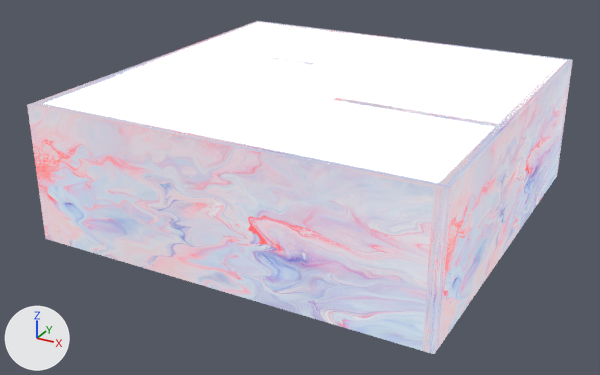
Two versions of the glTF model WebContent/resources/three_js/exhibition01.gltf, one commit apart.
Camera for both pictures: a 50 mm camera at (188.0, -366.0, 191.0) aimed at (-6.0, -14.0, 14.0). Lighting does not change. The marker at lower left points along +X, +Y and +Z. Where no turn or scale is listed for an object, it has been applied to the vertices.

Before the edit, the objects in view are built like this:
```python
ob_ceiling = bpy.data.objects.new('ceiling', me_mesh_7)
ob_ceiling.location = (0.0, 0.0, 70.0)
ob_subwall1 = bpy.data.objects.new('subWall1', me_mesh_5)
ob_subwall1.location = (58.4, -25.0, 35.0)
ob_wall1 = bpy.data.objects.new('wall1', me_mesh_1)
ob_wall1.location = (100.0, 0.0, 35.0)
ob_wall2 = bpy.data.objects.new('wall2', me_mesh_2)
ob_wall2.location = (0.0, 100.0, 35.0)
ob_wall3 = bpy.data.objects.new('wall3', me_mesh_3)
ob_wall3.location = (-100.0, 0.0, 35.0)
ob_wall4 = bpy.data.objects.new('wall4', me_mesh_4)
ob_wall4.location = (0.0, -100.0, 35.0)
```
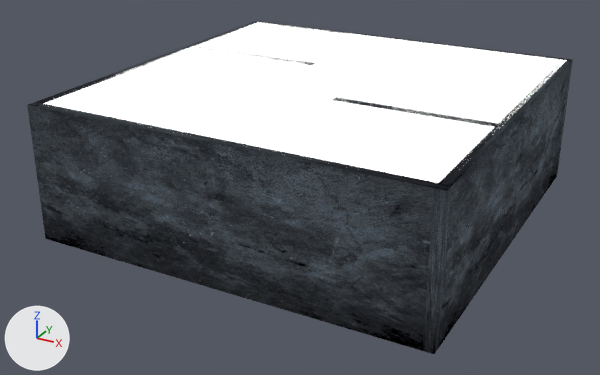
What differs and where, as boxes [x1, y1, x2, y2] in the pictures (600 x 375 px):
'wall4', surface changed (white to black)
    both: [27, 102, 452, 354]
'wall1', surface changed (white to black)
    both: [422, 60, 571, 354]
'wall3', surface changed (white to grey)
    both: [28, 22, 260, 240]
'wall2', surface changed (white to grey)
    both: [255, 21, 573, 178]
'subWall1', surface changed (white to grey)
    both: [332, 97, 500, 127]

Diff of the bpy script that builds the scene:
```diff
--- a/WebContent/resources/three_js/exhibition01.gltf.py
+++ b/WebContent/resources/three_js/exhibition01.gltf.py
@@ img_wallbk_jpg @@
+img_wallbk_jpg = load_image('wallbk.jpg', '../img/wallbk.jpg', 4686, 3447, 'sRGB')
@@ mat_material_1 @@
 n5 = _N.new('ShaderNodeTexImage'); n5.name = 'Image Texture'
-n5.image = img_sample_jpg
+n5.image = img_wallbk_jpg
 n5.extension = 'EXTEND'
@@ mat_material_2 @@
 n5 = _N.new('ShaderNodeTexImage'); n5.name = 'Image Texture'
-n5.image = img_sample_jpg
+n5.image = img_wallbk_jpg
 n5.extension = 'EXTEND'
@@ mat_material_3 @@
 n5 = _N.new('ShaderNodeTexImage'); n5.name = 'Image Texture'
-n5.image = img_sample_jpg
+n5.image = img_wallbk_jpg
 n5.extension = 'EXTEND'
@@ mat_material_4 @@
 n5 = _N.new('ShaderNodeTexImage'); n5.name = 'Image Texture'
-n5.image = img_sample_jpg
+n5.image = img_wallbk_jpg
 n5.extension = 'EXTEND'
@@ mat_material_5 @@
 n5 = _N.new('ShaderNodeTexImage'); n5.name = 'Image Texture'
-n5.image = img_sample_jpg
+n5.image = img_wallbk_jpg
 n5.extension = 'EXTEND'
```
